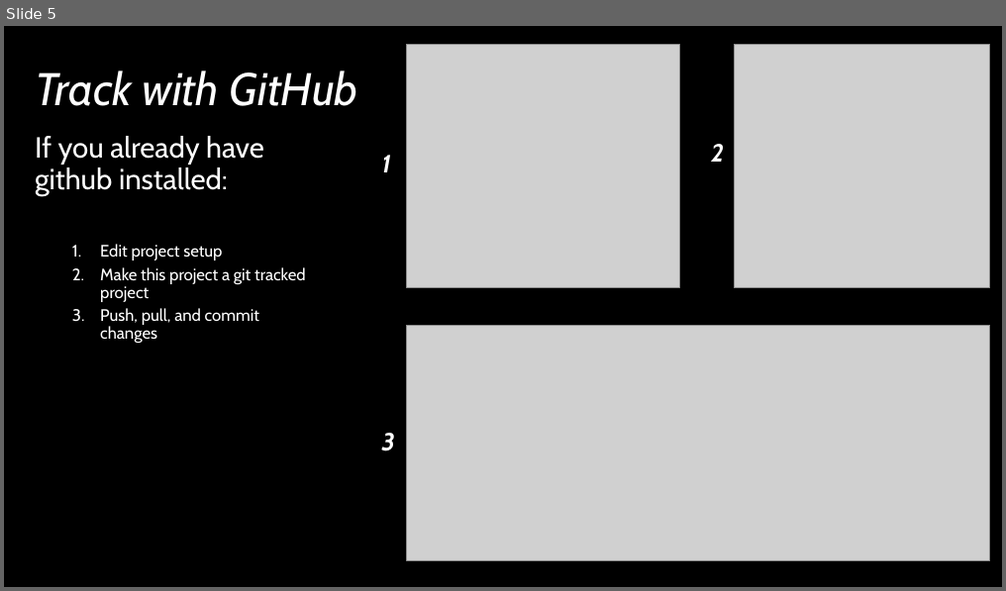
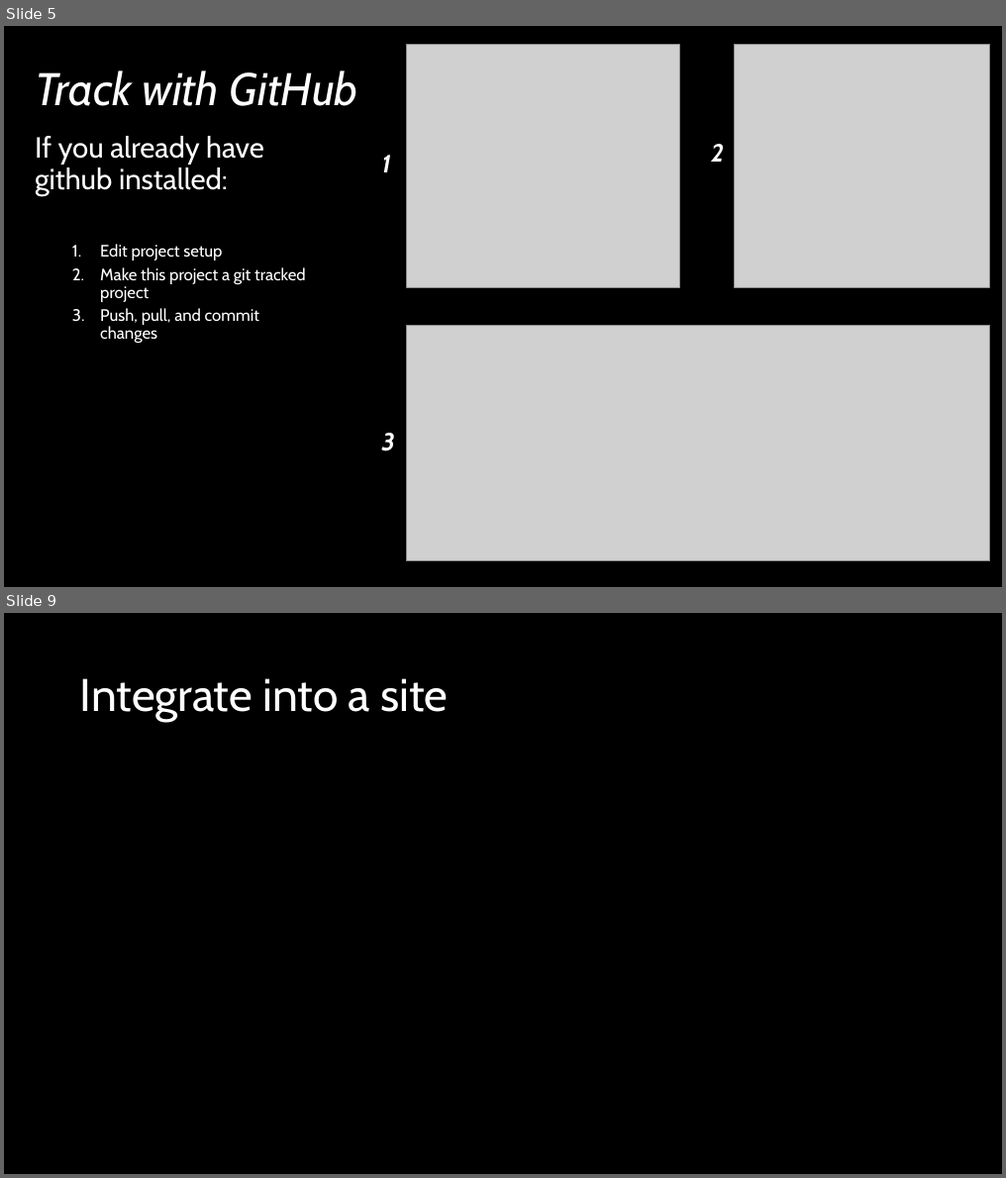
Before and after one commit to vpagowski/Lab_mtg_examples, a slide deck: Lab_mtg_Jun12.pptx. Shown one above the other, each under a label of ours: slide 5 before the commit, slides 5 and 9 after it; the slides between them are not shown. The pictures are 1006x591 and 1006x1178 pixels, drawn with LibreOffice and Linux fonts; fonts in the diff are those of the drawing; grey boxes stand for pictures. Boxes give left, top, right and bottom in pixels: in the first picture for what was removed or moved away, otherwise in the second. Text is boxed around its words. In the diff, an @@ line names an element or a change of style, - is before the commit and + after.

```diff
--- a/Lab_mtg_Jun12.pptx
+++ b/Lab_mtg_Jun12.pptx
@@ slide 9 added at (x1=4, y1=613, x2=1002, y2=1174), background #000000 @@
@@ title added at (x1=80, y1=678, x2=448, y2=722), 44 pt, text #FFFFFF @@
+Integrate into a site
```
Also in this commit, not shown: 1 slide changed, 2 other slides added, 4 other files.
